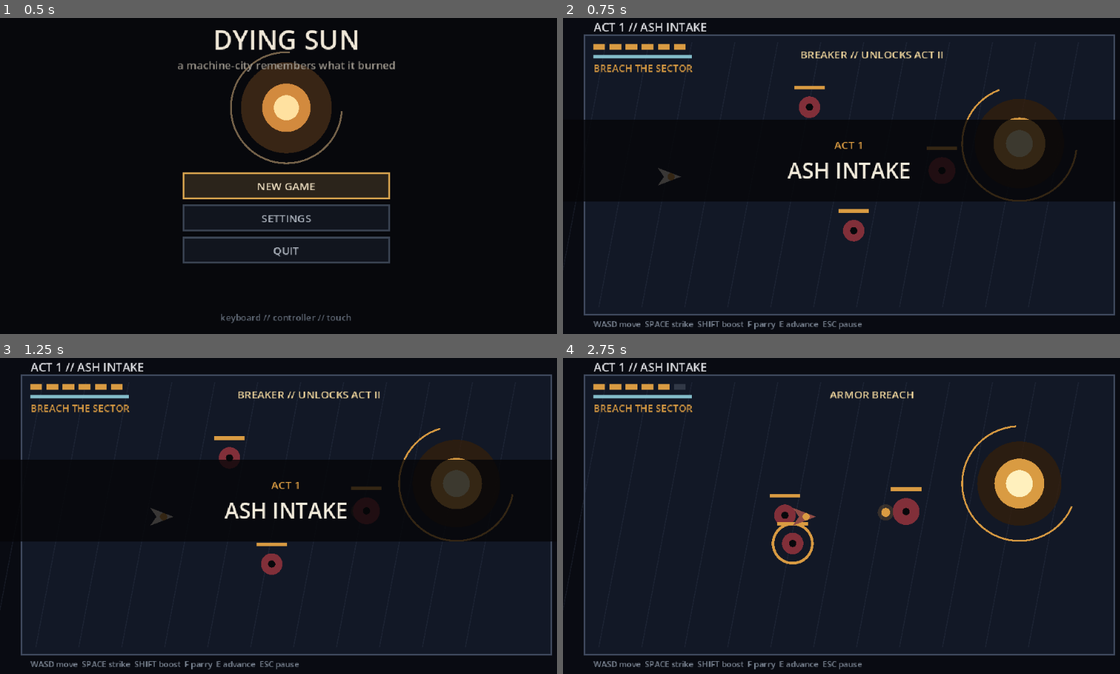
Above: before the commit, frames 1-4 (two rows, left to right).
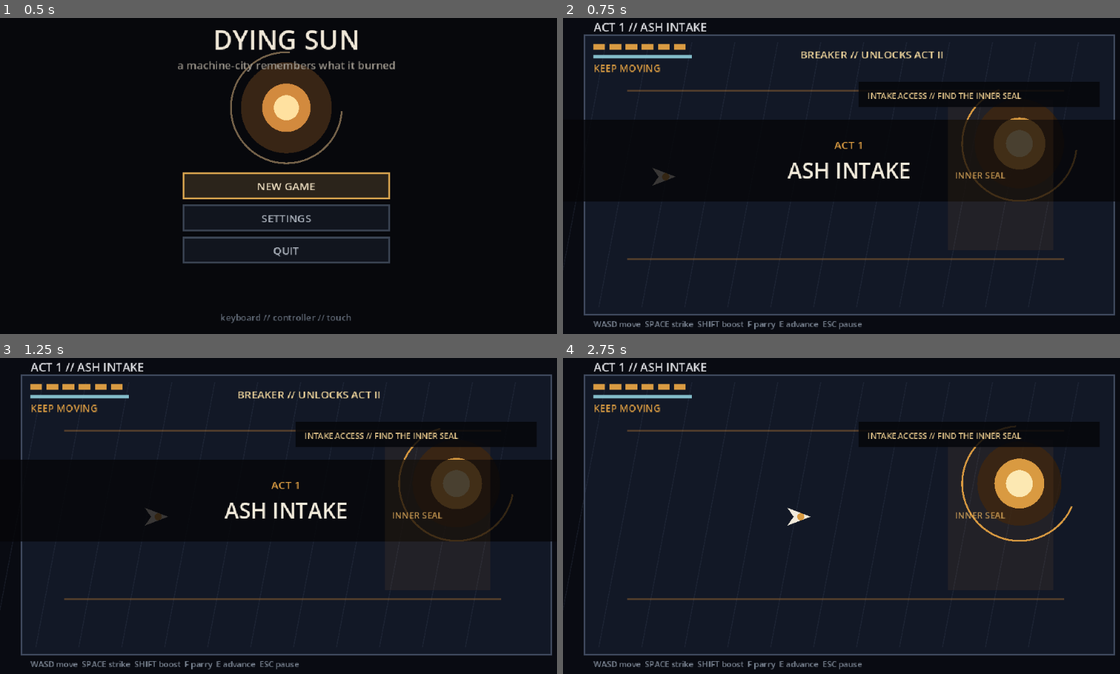
Above: after the commit, the same moments.

Repository: Ghosty-sudo/dying-sun
Game: Godot game, scene res://scenes/main.tscn
Two runs of this game, one before a commit and one after it. Both use one fixed random seed, a clock stepped at 60 frames per second and the inputs below.
Inputs (mouse positions are in pixels of both pictures, inside the frame that each line leads up to):
- Up to frame 1 (0.5 s): no input
- Up to frame 2 (0.75 s): tap Enter at 0.5 s; move the mouse to (975, 160) at 0.52 s; hold D from 0.53 s (still down); tap Q at 0.6 s; click (975, 160) at 0.67 s
- Up to frame 3 (1.25 s): keep holding D; tap Space at 0.77 s
- Up to frame 4 (2.75 s): release D at 1.25 s; drag from (735, 531) to (819, 579) at 1.27 s; move the mouse to (908, 443) at 2.02 s; hold D from 2.03 s (still down); tap E at 2.1 s

Frame 1 is identical in both runs. In frame 2, 2.6% of the frame differs, in the area x 5-92%, y 14-77%; in frame 3, 2.5%; in frame 4, 3.4%, in the area x 5-92%, y 8-77%.

Commit message:
Mount authored Act I sector director

Diff:
--- a/scenes/main.tscn
+++ b/scenes/main.tscn
@@ -1,8 +1,9 @@
-[gd_scene load_steps=4 format=3]
+[gd_scene load_steps=5 format=3]
 
 [ext_resource path="res://scripts/game.gd" type="Script" id="1_game"]
 [ext_resource path="res://scripts/breaker_controller.gd" type="Script" id="2_breaker"]
 [ext_resource path="res://scripts/controller_adapter.gd" type="Script" id="3_controller"]
+[ext_resource path="res://scripts/sector_director.gd" type="Script" id="4_sector"]
 
 [node name="DyingSun" type="Node2D"]
 script = ExtResource("1_game")
@@ -12,3 +13,6 @@
 
 [node name="ControllerAdapter" type="Node" parent="."]
 script = ExtResource("3_controller")
+
+[node name="SectorDirector" type="Node2D" parent="."]
+script = ExtResource("4_sector")
